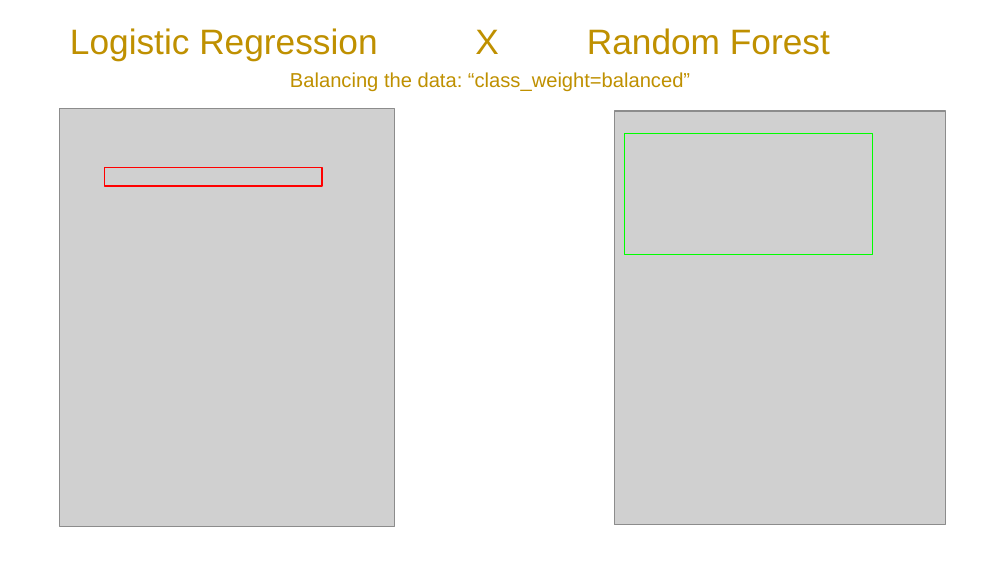
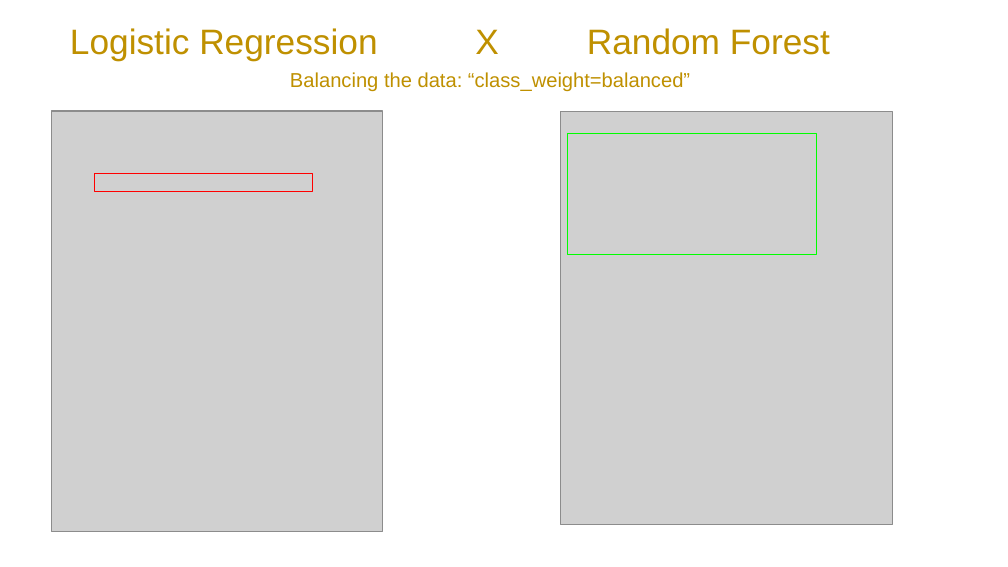
Before and after one commit to TerezaRosier/Prediction-of-Breast-Cancer-Related-Genes-Proteins-Using-Machine-Learning, a slide deck: slide 7 of BREAST CANCER - final.pptx. Drawn at 1008x567 pixels with LibreOffice and Linux fonts; fonts in the diff are those of the drawing; grey boxes stand for pictures; background and template pictures are left out. Boxes give left, top, right and bottom in pixels: in the first picture for what was removed or moved away, otherwise in the second. Text is boxed around its words. In the diff, an @@ line names an element or a change of style, - is before the commit and + after.

```diff
--- a/BREAST CANCER - final.pptx
+++ b/BREAST CANCER - final.pptx
@@ picture: place and size @@
-picture at bbox=[59, 109, 394, 527]
+picture at bbox=[51, 111, 383, 531]
@@ picture: place and size @@
-picture at bbox=[614, 111, 946, 525]
+picture at bbox=[560, 111, 892, 524]
@@ rectangle: place and size @@
-rectangle at bbox=[624, 133, 872, 254]
+rectangle at bbox=[568, 133, 815, 254]
@@ rectangle: place and size @@
-rectangle at bbox=[104, 168, 322, 186]
+rectangle at bbox=[95, 173, 312, 192]
```
Also in this commit, not shown: 4 other slides changed.
